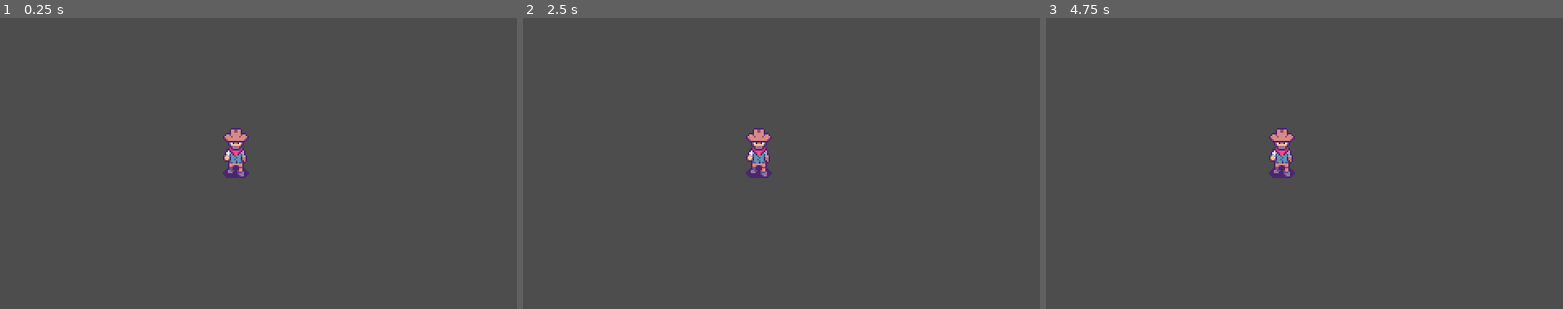
Above: before the commit, frames 1-3 (left to right).
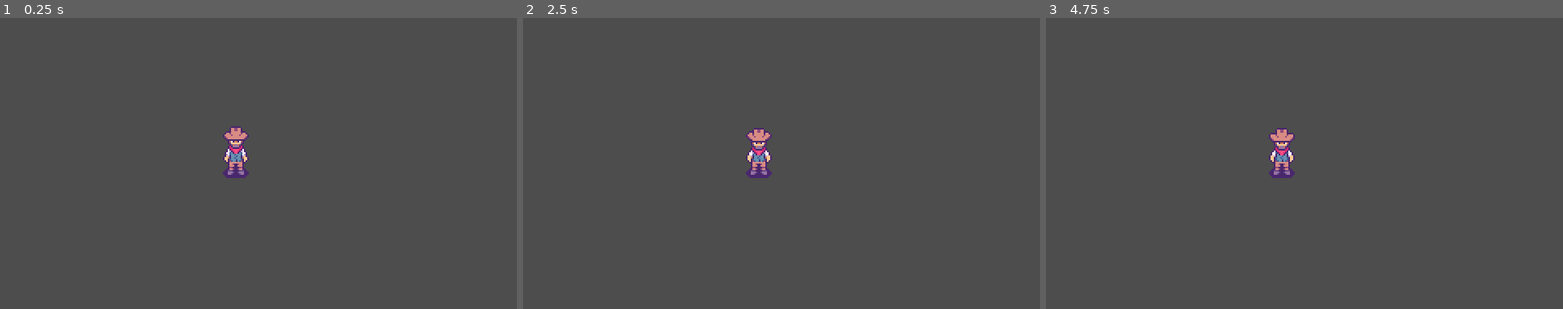
Above: after the commit, the same moments.

Repository: NayanPahuja/DeadlyGuy
Game: Godot game, scene res://Scenes/Main.tscn
The game is run twice, just before and just after one commit, with the same random seed, the same clock (stepped at 60 frames per second) and the same inputs.
Inputs:
- Up to frame 1 (0.25 s): no input
- Up to frame 2 (2.5 s): tap Enter at 1.25 s; tap Space at 2 s
- Up to frame 3 (4.75 s): tap Enter at 4.25 s

The runs differ from the first frame. In frame 1, 0.3% of the frame differs, in the area x 43-49%, y 37-55%; in frame 2, 0.2%; in frame 3, 0.2%.

Commit message:
added anims for shooting/movement

Diff:
--- a/Scenes/player.tscn
+++ b/Scenes/player.tscn
@@ -1,34 +1,299 @@
-[gd_scene load_steps=13 format=3 uid="uid://b831hm8eyekia"]
+[gd_scene load_steps=82 format=3 uid="uid://b831hm8eyekia"]
 
 [ext_resource type="Texture2D" uid="uid://d0djok8y1fmuk" path="res://Assets/Player/Player Front Sheet.png" id="1_ojk5f"]
+[ext_resource type="Texture2D" uid="uid://bkn51u0pped7v" path="res://Assets/Player/Player Side Sheet.png" id="2_kyyex"]
+[ext_resource type="Texture2D" uid="uid://d2j6cf5ctielj" path="res://Assets/Player/Player Back Sheet.png" id="3_sdsab"]
 
 [sub_resource type="GDScript" id="GDScript_f2tth"]
 script/source = "extends CharacterBody2D
 
 # Export makes it editable in our inspector panel
 @export var speed = 50
-
+var new_direction = Vector2(0,1)
+var animation
 func _physics_process(delta):
 	# Get's the player input(left, right, up)
 	var direction: Vector2
 	direction.x = Input.get_action_strength(\"ui_right\") - Input.get_action_strength(\"ui_left\")
 
-	direction.y = Input.get_action_strength(\"ui_up\") - Input.get_action_strength(\"ui_down\")
+	direction.y = Input.get_action_strength(\"ui_down\") - Input.get_action_strength(\"ui_up\")
 
 	# If input is digital, normalize it for diagonal movement
 
 	if abs(direction.x) == 1 and abs(direction.y) == 1:
 		direction = direction.normalized()
+	if Input.is_action_pressed(\"ui_sprint\"):
+		speed = 100
+	elif Input.is_action_just_released(\"ui_sprint\"):
+		speed = 50
 		# Declares the movement for our character
-		var movement = direction * speed * delta
+	var movement = direction * speed * delta
+
+
+	if !is_attacking:
 		#moves our player around and enforces collisions with other objects
-
 		move_and_collide(movement)
-
+		player_animations(movement)
+		## Added the below code for smoother animation transition
+	if is_attacking and !$AnimatedSprite2D.is_playing():
+		is_attacking = false
+
+var is_attacking = false
+func _input(event):
+	##attacking/shooting
+	if event.is_action_pressed(\"ui_attack\"):
+		is_attacking = true
+		var animation = \"attack_\" + return_direction(new_direction)
+		$AnimatedSprite2D.play(animation)
+## Function to set input listeners for animation
+func player_animations(direction : Vector2):
+		if direction != Vector2.ZERO:
+		#update our direction with the new_direction
+			new_direction = direction
+			animation = \"walk_\" + return_direction(new_direction)
+			$AnimatedSprite2D.play(animation)
+		else:
+			#play idle animation because we are still
+			animation = \"idle_\" + return_direction(new_direction)
+			$AnimatedSprite2D.play(animation)
+
+
+		#To determine the direction that the player is facing, we need to create two new variables.
+		#The first variable is the variable that we will compare against a zero vector
+
+
+func return_direction(direction: Vector2):
+	#normalize the direction for comparison so that it's length is 1
+	var normalized_direction = direction.normalized()
+
+	if normalized_direction.y >= 1:
+		return \"down\"
+	elif normalized_direction.y <= -1:
+		return \"up\"
+	elif normalized_direction.x >= 1:
+		#right
+		$AnimatedSprite2D.flip_h = false
+		return \"side\"
+	elif normalized_direction.x <=-1:
+		#flip the animation for reusability (left)
+		#left
+		$AnimatedSprite2D.flip_h = true
+		return \"side\"
+
+		#Default value is empty!
+	return \"\"
+
+
+func _on_animated_sprite_2d_animation_finished():
+	is_attacking = false
 "
 
 [sub_resource type="CapsuleShape2D" id="CapsuleShape2D_f7vmh"]
 
+[sub_resource type="AtlasTexture" id="AtlasTexture_xhcwi"]
+atlas = ExtResource("1_ojk5f")
+region = Rect2(0, 88, 48, 44)
+
+[sub_resource type="AtlasTexture" id="AtlasTexture_fevqe"]
+atlas = ExtResource("1_ojk5f")
+region = Rect2(48, 88, 48, 44)
+
+[sub_resource type="AtlasTexture" id="AtlasTexture_4g5tp"]
+atlas = ExtResource("1_ojk5f")
+region = Rect2(96, 88, 48, 44)
+
+[sub_resource type="AtlasTexture" id="AtlasTexture_a02cg"]
+atlas = ExtResource("1_ojk5f")
+region = Rect2(144, 88, 48, 44)
+
+[sub_resource type="AtlasTexture" id="AtlasTexture_nvqhb"]
+atlas = ExtResource("1_ojk5f")
+region = Rect2(192, 88, 48, 44)
+
+[sub_resource type="AtlasTexture" id="AtlasTexture_fpeyk"]
+atlas = ExtResource("1_ojk5f")
+region = Rect2(240, 88, 48, 44)
+
+[sub_resource type="AtlasTexture" id="AtlasTexture_b8eg1"]
+atlas = ExtResource("2_kyyex")
+region = Rect2(0, 88, 48, 44)
+
+[sub_resource type="AtlasTexture" id="AtlasTexture_ugds3"]
+atlas = ExtResource("2_kyyex")
+region = Rect2(48, 88, 48, 44)
+
+[sub_resource type="AtlasTexture" id="AtlasTexture_nnwl1"]
+atlas = ExtResource("2_kyyex")
+region = Rect2(96, 88, 48, 44)
+
+[sub_resource type="AtlasTexture" id="AtlasTexture_guarx"]
+atlas = ExtResource("2_kyyex")
+region = Rect2(144, 88, 48, 44)
+
+[sub_resource type="AtlasTexture" id="AtlasTexture_a8bxo"]
+atlas = ExtResource("2_kyyex")
+region = Rect2(192, 88, 48, 44)
+
+[sub_resource type="AtlasTexture" id="AtlasTexture_3q35d"]
+atlas = ExtResource("2_kyyex")
+region = Rect2(240, 88, 48, 44)
+
+[sub_resource type="AtlasTexture" id="AtlasTexture_gre82"]
+atlas = ExtResource("3_sdsab")
+region = Rect2(0, 88, 48, 44)
+
+[sub_resource type="AtlasTexture" id="AtlasTexture_mncnc"]
+atlas = ExtResource("3_sdsab")
+region = Rect2(48, 88, 48, 44)
+
+[sub_resource type="AtlasTexture" id="AtlasTexture_5bkcd"]
+atlas = ExtResource("3_sdsab")
+region = Rect2(96, 88, 48, 44)
+
+[sub_resource type="AtlasTexture" id="AtlasTexture_uvvnu"]
+atlas = ExtResource("3_sdsab")
+region = Rect2(144, 88, 48, 44)
+
+[sub_resource type="AtlasTexture" id="AtlasTexture_5cxh7"]
+atlas = ExtResource("3_sdsab")
+region = Rect2(192, 88, 48, 44)
+
+[sub_resource type="AtlasTexture" id="AtlasTexture_fec3r"]
+atlas = ExtResource("3_sdsab")
+region = Rect2(240, 88, 48, 44)
+
+[sub_resource type="AtlasTexture" id="AtlasTexture_2vv4u"]
+atlas = ExtResource("1_ojk5f")
+region = Rect2(0, 132, 48, 44)
+
+[sub_resource type="AtlasTexture" id="AtlasTexture_l3n3i"]
+atlas = ExtResource("1_ojk5f")
+region = Rect2(0, 176, 48, 44)
+
+[sub_resource type="AtlasTexture" id="AtlasTexture_i36bq"]
+atlas = ExtResource("1_ojk5f")
+region = Rect2(48, 176, 48, 44)
+
+[sub_resource type="AtlasTexture" id="AtlasTexture_mv2pu"]
+atlas = ExtResource("1_ojk5f")
+region = Rect2(96, 176, 48, 44)
+
+[sub_resource type="AtlasTexture" id="AtlasTexture_u6ejb"]
+atlas = ExtResource("1_ojk5f")
+region = Rect2(144, 176, 48, 44)
+
+[sub_resource type="AtlasTexture" id="AtlasTexture_cv0l4"]
+atlas = ExtResource("1_ojk5f")
+region = Rect2(192, 176, 48, 44)
+
+[sub_resource type="AtlasTexture" id="AtlasTexture_t1gmg"]
+atlas = ExtResource("1_ojk5f")
+region = Rect2(240, 176, 48, 44)
+
+[sub_resource type="AtlasTexture" id="AtlasTexture_ptj0x"]
+atlas = ExtResource("1_ojk5f")
+region = Rect2(288, 176, 48, 44)
+
+[sub_resource type="AtlasTexture" id="AtlasTexture_oe0oy"]
+atlas = ExtResource("1_ojk5f")
+region = Rect2(336, 176, 48, 44)
+
+[sub_resource type="AtlasTexture" id="AtlasTexture_n5mrx"]
+atlas = ExtResource("1_ojk5f")
+region = Rect2(384, 176, 48, 44)
+
+[sub_resource type="AtlasTexture" id="AtlasTexture_ufv0s"]
+atlas = ExtResource("1_ojk5f")
+region = Rect2(432, 176, 48, 44)
+
+[sub_resource type="AtlasTexture" id="AtlasTexture_bcatx"]
+atlas = ExtResource("1_ojk5f")
+region = Rect2(480, 176, 48, 44)
+
+[sub_resource type="AtlasTexture" id="AtlasTexture_nxn67"]
+atlas = ExtResource("1_ojk5f")
+region = Rect2(528, 176, 48, 44)
+
+[sub_resource type="AtlasTexture" id="AtlasTexture_ojgtf"]
+atlas = ExtResource("1_ojk5f")
+region = Rect2(576, 176, 48, 44)
+
+[sub_resource type="AtlasTexture" id="AtlasTexture_f657i"]
+atlas = ExtResource("1_ojk5f")
+region = Rect2(624, 176, 48, 44)
+
+[sub_resource type="AtlasTexture" id="AtlasTexture_ugkwm"]
+atlas = ExtResource("1_ojk5f")
+region = Rect2(0, 0, 48, 44)
+
+[sub_resource type="AtlasTexture" id="AtlasTexture_7qcan"]
+atlas = ExtResource("1_ojk5f")
+region = Rect2(48, 0, 48, 44)
+
+[sub_resource type="AtlasTexture" id="AtlasTexture_guhdy"]
+atlas = ExtResource("1_ojk5f")
+region = Rect2(96, 0, 48, 44)
+
+[sub_resource type="AtlasTexture" id="AtlasTexture_pdnr3"]
+atlas = ExtResource("1_ojk5f")
+region = Rect2(144, 0, 48, 44)
+
+[sub_resource type="AtlasTexture" id="AtlasTexture_10grt"]
+atlas = ExtResource("1_ojk5f")
+region = Rect2(192, 0, 48, 44)
+
+[sub_resource type="AtlasTexture" id="AtlasTexture_fxo2l"]
+atlas = ExtResource("1_ojk5f")
+region = Rect2(240, 0, 48, 44)
+
+[sub_resource type="AtlasTexture" id="AtlasTexture_2ipf4"]
+atlas = ExtResource("2_kyyex")
+region = Rect2(0, 0, 48, 44)
+
+[sub_resource type="AtlasTexture" id="AtlasTexture_30j0x"]
+atlas = ExtResource("2_kyyex")
+region = Rect2(48, 0, 48, 44)
+
+[sub_resource type="AtlasTexture" id="AtlasTexture_t08th"]
+atlas = ExtResource("2_kyyex")
+region = Rect2(96, 0, 48, 44)
+
+[sub_resource type="AtlasTexture" id="AtlasTexture_kjq3k"]
+atlas = ExtResource("2_kyyex")
+region = Rect2(144, 0, 48, 44)
+
+[sub_resource type="AtlasTexture" id="AtlasTexture_xbq3x"]
+atlas = ExtResource("2_kyyex")
+region = Rect2(192, 0, 48, 44)
+
+[sub_resource type="AtlasTexture" id="AtlasTexture_425ej"]
+atlas = ExtResource("2_kyyex")
+region = Rect2(240, 0, 48, 44)
+
+[sub_resource type="AtlasTexture" id="AtlasTexture_uasjb"]
+atlas = ExtResource("3_sdsab")
+region = Rect2(0, 0, 48, 44)
+
+[sub_resource type="AtlasTexture" id="AtlasTexture_vjbab"]
+atlas = ExtResource("3_sdsab")
+region = Rect2(48, 0, 48, 44)
+
+[sub_resource type="AtlasTexture" id="AtlasTexture_mbe7d"]
+atlas = ExtResource("3_sdsab")
+region = Rect2(96, 0, 48, 44)
+
+[sub_resource type="AtlasTexture" id="AtlasTexture_4w2ax"]
+atlas = ExtResource("3_sdsab")
+region = Rect2(144, 0, 48, 44)
+
+[sub_resource type="AtlasTexture" id="AtlasTexture_4u5bm"]
+atlas = ExtResource("3_sdsab")
+region = Rect2(192, 0, 48, 44)
+
+[sub_resource type="AtlasTexture" id="AtlasTexture_2r5e1"]
+atlas = ExtResource("3_sdsab")
+region = Rect2(240, 0, 48, 44)
+
 [sub_resource type="AtlasTexture" id="AtlasTexture_7rwxy"]
 atlas = ExtResource("1_ojk5f")
 region = Rect2(0, 44, 48, 44)
@@ -59,12 +324,269 @@
 
 [sub_resource type="AtlasTexture" id="AtlasTexture_ax3q8"]
 atlas = ExtResource("1_ojk5f")
+region = Rect2(336, 44, 48, 44)
+
+[sub_resource type="AtlasTexture" id="AtlasTexture_dbwx8"]
+atlas = ExtResource("2_kyyex")
+region = Rect2(0, 44, 48, 44)
+
+[sub_resource type="AtlasTexture" id="AtlasTexture_bgmkw"]
+atlas = ExtResource("2_kyyex")
+region = Rect2(48, 44, 48, 44)
+
+[sub_resource type="AtlasTexture" id="AtlasTexture_vxg11"]
+atlas = ExtResource("2_kyyex")
+region = Rect2(96, 44, 48, 44)
+
+[sub_resource type="AtlasTexture" id="AtlasTexture_nw5r1"]
+atlas = ExtResource("2_kyyex")
+region = Rect2(144, 44, 48, 44)
+
+[sub_resource type="AtlasTexture" id="AtlasTexture_wykso"]
+atlas = ExtResource("2_kyyex")
+region = Rect2(192, 44, 48, 44)
+
+[sub_resource type="AtlasTexture" id="AtlasTexture_2rhuo"]
+atlas = ExtResource("2_kyyex")
+region = Rect2(240, 44, 48, 44)
+
+[sub_resource type="AtlasTexture" id="AtlasTexture_0kn5k"]
+atlas = ExtResource("2_kyyex")
+region = Rect2(288, 44, 48, 44)
+
+[sub_resource type="AtlasTexture" id="AtlasTexture_uhe3r"]
+atlas = ExtResource("2_kyyex")
+region = Rect2(336, 44, 48, 44)
+
+[sub_resource type="AtlasTexture" id="AtlasTexture_8iy66"]
+atlas = ExtResource("3_sdsab")
+region = Rect2(0, 44, 48, 44)
+
+[sub_resource type="AtlasTexture" id="AtlasTexture_8s43t"]
+atlas = ExtResource("3_sdsab")
+region = Rect2(48, 44, 48, 44)
+
+[sub_resource type="AtlasTexture" id="AtlasTexture_chqbu"]
+atlas = ExtResource("3_sdsab")
+region = Rect2(96, 44, 48, 44)
+
+[sub_resource type="AtlasTexture" id="AtlasTexture_idlld"]
+atlas = ExtResource("3_sdsab")
+region = Rect2(144, 44, 48, 44)
+
+[sub_resource type="AtlasTexture" id="AtlasTexture_ir8hg"]
+atlas = ExtResource("3_sdsab")
+region = Rect2(192, 44, 48, 44)
+
+[sub_resource type="AtlasTexture" id="AtlasTexture_u0tvq"]
+atlas = ExtResource("3_sdsab")
+region = Rect2(240, 44, 48, 44)
+
+[sub_resource type="AtlasTexture" id="AtlasTexture_q153e"]
+atlas = ExtResource("3_sdsab")
+region = Rect2(288, 44, 48, 44)
+
+[sub_resource type="AtlasTexture" id="AtlasTexture_tc51w"]
+atlas = ExtResource("3_sdsab")
 region = Rect2(336, 44, 48, 44)
 
 [sub_resource type="SpriteFrames" id="SpriteFrames_hclqm"]
 animations = [{
 "frames": [{
 "duration": 1.0,
+"texture": SubResource("AtlasTexture_xhcwi")
+}, {
+"duration": 1.0,
+"texture": SubResource("AtlasTexture_fevqe")
+}, {
+"duration": 1.0,
+"texture": SubResource("AtlasTexture_4g5tp")
+}, {
+"duration": 1.0,
+"texture": SubResource("AtlasTexture_a02cg")
+}, {
+"duration": 1.0,
+"texture": SubResource("AtlasTexture_nvqhb")
+}, {
+"duration": 1.0,
+"texture": SubResource("AtlasTexture_fpeyk")
+}],
+"loop": false,
+"name": &"attack_down",
+"speed": 7.0
+}, {
+"frames": [{
+"duration": 1.0,
+"texture": SubResource("AtlasTexture_b8eg1")
+}, {
+"duration": 1.0,
+"texture": SubResource("AtlasTexture_ugds3")
+}, {
+"duration": 1.0,
+"texture": SubResource("AtlasTexture_nnwl1")
+}, {
+"duration": 1.0,
+"texture": SubResource("AtlasTexture_guarx")
+}, {
+"duration": 1.0,
+"texture": SubResource("AtlasTexture_a8bxo")
+}, {
+"duration": 1.0,
+"texture": SubResource("AtlasTexture_3q35d")
+}],
+"loop": false,
+"name": &"attack_side",
+"speed": 7.0
+}, {
+"frames": [{
+"duration": 1.0,
+"texture": SubResource("AtlasTexture_gre82")
+}, {
+"duration": 1.0,
+"texture": SubResource("AtlasTexture_mncnc")
+}, {
+"duration": 1.0,
+"texture": SubResource("AtlasTexture_5bkcd")
+}, {
+"duration": 1.0,
+"texture": SubResource("AtlasTexture_uvvnu")
+}, {
+"duration": 1.0,
+"texture": SubResource("AtlasTexture_5cxh7")
+}, {
+"duration": 1.0,
+"texture": SubResource("AtlasTexture_fec3r")
+}],
+"loop": false,
+"name": &"attack_up",
+"speed": 7.0
+}, {
+"frames": [{
+"duration": 1.0,
+"texture": SubResource("AtlasTexture_2vv4u")
+}],
+"loop": false,
+"name": &"damage",
+"speed": 1.0
+}, {
+"frames": [{
+"duration": 1.0,
+"texture": SubResource("AtlasTexture_l3n3i")
+}, {
+"duration": 1.0,
+"texture": SubResource("AtlasTexture_i36bq")
+}, {
+"duration": 1.0,
+"texture": SubResource("AtlasTexture_mv2pu")
+}, {
+"duration": 1.0,
+"texture": SubResource("AtlasTexture_u6ejb")
+}, {
+"duration": 1.0,
+"texture": SubResource("AtlasTexture_cv0l4")
+}, {
+"duration": 1.0,
+"texture": SubResource("AtlasTexture_t1gmg")
+}, {
+"duration": 1.0,
+"texture": SubResource("AtlasTexture_ptj0x")
+}, {
+"duration": 1.0,
+"texture": SubResource("AtlasTexture_oe0oy")
+}, {
+"duration": 1.0,
+"texture": SubResource("AtlasTexture_n5mrx")
+}, {
+"duration": 1.0,
+"texture": SubResource("AtlasTexture_ufv0s")
+}, {
+"duration": 1.0,
+"texture": SubResource("AtlasTexture_bcatx")
+}, {
+"duration": 1.0,
+"texture": SubResource("AtlasTexture_nxn67")
+}, {
+"duration": 1.0,
+"texture": SubResource("AtlasTexture_ojgtf")
+}, {
+"duration": 1.0,
+"texture": SubResource("AtlasTexture_f657i")
+}],
+"loop": false,
+"name": &"death",
+"speed": 10.0
+}, {
+"frames": [{
+"duration": 1.0,
+"texture": SubResource("AtlasTexture_ugkwm")
+}, {
+"duration": 1.0,
+"texture": SubResource("AtlasTexture_7qcan")
+}, {
+"duration": 1.0,
+"texture": SubResource("AtlasTexture_guhdy")
+}, {
+"duration": 1.0,
+"texture": SubResource("AtlasTexture_pdnr3")
+}, {
+"duration": 1.0,
+"texture": SubResource("AtlasTexture_10grt")
+}, {
+"duration": 1.0,
+"texture": SubResource("AtlasTexture_fxo2l")
+}],
+"loop": true,
+"name": &"idle_down",
+"speed": 3.0
+}, {
+"frames": [{
+"duration": 1.0,
+"texture": SubResource("AtlasTexture_2ipf4")
+}, {
+"duration": 1.0,
+"texture": SubResource("AtlasTexture_30j0x")
+}, {
+"duration": 1.0,
+"texture": SubResource("AtlasTexture_t08th")
+}, {
+"duration": 1.0,
+"texture": SubResource("AtlasTexture_kjq3k")
+}, {
+"duration": 1.0,
+"texture": SubResource("AtlasTexture_xbq3x")
+}, {
+"duration": 1.0,
+"texture": SubResource("AtlasTexture_425ej")
+}],
+"loop": true,
+"name": &"idle_side",
+"speed": 3.0
+}, {
+"frames": [{
+"duration": 1.0,
+"texture": SubResource("AtlasTexture_uasjb")
+}, {
+"duration": 1.0,
+"texture": SubResource("AtlasTexture_vjbab")
+}, {
+"duration": 1.0,
+"texture": SubResource("AtlasTexture_mbe7d")
+}, {
+"duration": 1.0,
+"texture": SubResource("AtlasTexture_4w2ax")
+}, {
+"duration": 1.0,
+"texture": SubResource("AtlasTexture_4u5bm")
+}, {
+"duration": 1.0,
+"texture": SubResource("AtlasTexture_2r5e1")
+}],
+"loop": true,
+"name": &"idle_up",
+"speed": 3.0
+}, {
+"frames": [{
+"duration": 1.0,
 "texture": SubResource("AtlasTexture_7rwxy")
 }, {
 "duration": 1.0,
@@ -89,7 +611,65 @@
 "texture": SubResource("AtlasTexture_ax3q8")
 }],
 "loop": true,
-"name": &"default",
+"name": &"walk_down",
+"speed": 10.0
+}, {
+"frames": [{
+"duration": 1.0,
+"texture": SubResource("AtlasTexture_dbwx8")
+}, {
+"duration": 1.0,
+"texture": SubResource("AtlasTexture_bgmkw")
+}, {
+"duration": 1.0,
+"texture": SubResource("AtlasTexture_vxg11")
+}, {
+"duration": 1.0,
+"texture": SubResource("AtlasTexture_nw5r1")
+}, {
+"duration": 1.0,
+"texture": SubResource("AtlasTexture_wykso")
+}, {
+"duration": 1.0,
+"texture": SubResource("AtlasTexture_2rhuo")
+}, {
+"duration": 1.0,
+"texture": SubResource("AtlasTexture_0kn5k")
+}, {
+"duration": 1.0,
+"texture": SubResource("AtlasTexture_uhe3r")
+}],
+"loop": true,
+"name": &"walk_side",
+"speed": 10.0
+}, {
+"frames": [{
+"duration": 1.0,
+"texture": SubResource("AtlasTexture_8iy66")
+}, {
+"duration": 1.0,
+"texture": SubResource("AtlasTexture_8s43t")
+}, {
+"duration": 1.0,
+"texture": SubResource("AtlasTexture_chqbu")
+}, {
+"duration": 1.0,
+"texture": SubResource("AtlasTexture_idlld")
+}, {
+"duration": 1.0,
+"texture": SubResource("AtlasTexture_ir8hg")
+}, {
+"duration": 1.0,
+"texture": SubResource("AtlasTexture_u0tvq")
+}, {
+"duration": 1.0,
+"texture": SubResource("AtlasTexture_q153e")
+}, {
+"duration": 1.0,
+"texture": SubResource("AtlasTexture_tc51w")
+}],
+"loop": true,
+"name": &"walk_up",
 "speed": 10.0
 }]
 
@@ -101,4 +681,6 @@
 
 [node name="AnimatedSprite2D" type="AnimatedSprite2D" parent="."]
 sprite_frames = SubResource("SpriteFrames_hclqm")
-frame_progress = 0.25412
+animation = &"attack_down"
+
+[connection signal="animation_finished" from="AnimatedSprite2D" to="." method="_on_animated_sprite_2d_animation_finished"]
--- a/project.godot
+++ b/project.godot
@@ -52,6 +52,16 @@
 , Object(InputEventKey,"resource_local_to_scene":false,"resource_name":"","device":0,"window_id":0,"alt_pressed":false,"shift_pressed":false,"ctrl_pressed":false,"meta_pressed":false,"pressed":false,"keycode":0,"physical_keycode":83,"key_label":0,"unicode":0,"echo":false,"script":null)
 ]
 }
+ui_sprint={
+"deadzone": 0.5,
+"events": [Object(InputEventKey,"resource_local_to_scene":false,"resource_name":"","device":0,"window_id":0,"alt_pressed":false,"shift_pressed":false,"ctrl_pressed":false,"meta_pressed":false,"pressed":false,"keycode":0,"physical_keycode":4194325,"key_label":0,"unicode":0,"echo":false,"script":null)
+]
+}
+ui_attack={
+"deadzone": 0.5,
+"events": [null, Object(InputEventKey,"resource_local_to_scene":false,"resource_name":"","device":0,"window_id":0,"alt_pressed":false,"shift_pressed":false,"ctrl_pressed":false,"meta_pressed":false,"pressed":false,"keycode":0,"physical_keycode":4194326,"key_label":0,"unicode":0,"echo":false,"script":null)
+]
+}
 
 [rendering]
 
